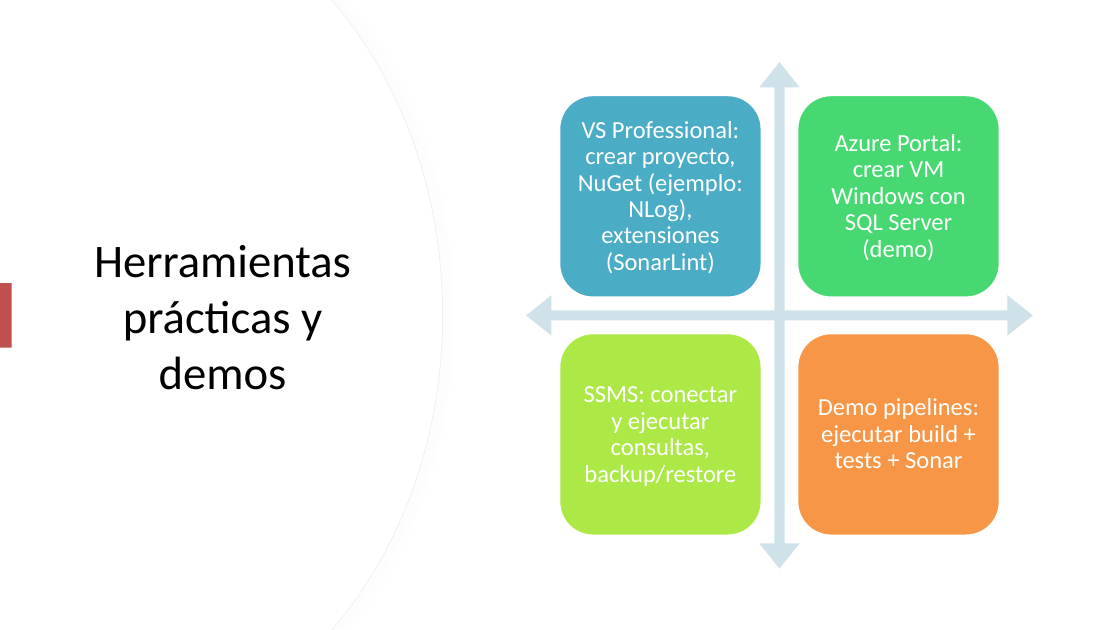
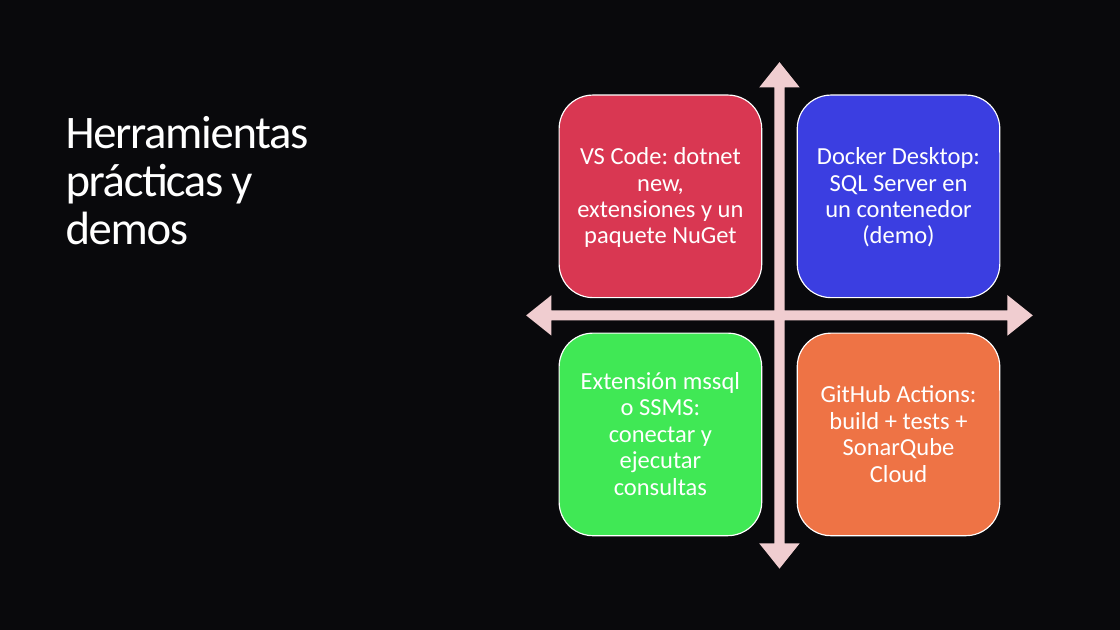
Before and after one commit to ybenzina/formacion-dotnet-junior, a slide deck: slide 20 of docs/masterclasses/masterclass-dotnet-technologies.pptx (slide 15 before the commit). Drawn at 1120x630 pixels with LibreOffice and Linux fonts; fonts in the diff are those of the drawing. Boxes give left, top, right and bottom in pixels: in the first picture for what was removed or moved away, otherwise in the second. Text is boxed around its words. In the diff, an @@ line names an element or a change of style, - is before the commit and + after.

```diff
--- a/docs/masterclasses/masterclass-dotnet-technologies.pptx
+++ b/docs/masterclasses/masterclass-dotnet-technologies.pptx
@@ background #FFFFFF to #09090C @@
@@ freeform shape removed at box(0, 0, 443, 630) @@
@@ freeform shape removed at box(0, 0, 442, 630) @@
@@ quad arrow at box(526, 62, 1033, 569): fill #D0E3EA to #F1CED1 @@
@@ title "Herramientas prácticas y demos" at box(66, 116, 309, 245): text colour #000000 to #FFFFFF, letter spacing 0 to -1.1 pt; alignment centre to left; line spacing 1 to 0.85; vertical alignment middle to top @@
@@ rounded rectangle at box(559, 95, 761, 297): fill #4BACC6 to #D93752; outline #FFFFFF 2 pt to #FFFFFF 1 pt @@
@@ rounded rectangle at box(797, 95, 1000, 297): fill #47D872 to #3B3EE1; outline #FFFFFF 2 pt to #FFFFFF 1 pt @@
@@ text at box(577, 147, 744, 247): text changed @@
-VS Professional: crear proyecto, NuGet (ejemplo: NLog), extensiones (SonarLint)
+VS Code: dotnet new, extensiones y un paquete NuGet
@@ text at box(817, 147, 980, 246): text changed @@
-Azure Portal: crear VM Windows con SQL Server (demo)
+Docker Desktop: SQL Server en un contenedor (demo)
@@ rectangle removed at box(0, 283, 12, 348) @@
@@ rounded rectangle at box(559, 334, 761, 536): fill #ACE946 to #40E855; outline #FFFFFF 2 pt to #FFFFFF 1 pt @@
@@ rounded rectangle at box(797, 334, 1000, 536): fill #F79646 to #EE7345; outline #FFFFFF 2 pt to #FFFFFF 1 pt @@
@@ text at box(581, 372, 740, 495): text changed @@
-SSMS: conectar y ejecutar consultas, backup/restore
+Extensión mssql o SSMS: conectar y ejecutar consultas
@@ text at box(821, 385, 976, 482): text changed @@
-Demo pipelines: ejecutar build + tests + Sonar
+GitHub Actions: build + tests + SonarQube Cloud
```
Also in this commit, not shown: 8 other slides changed, 36 slides added, 16 slides removed, 14 other files.
